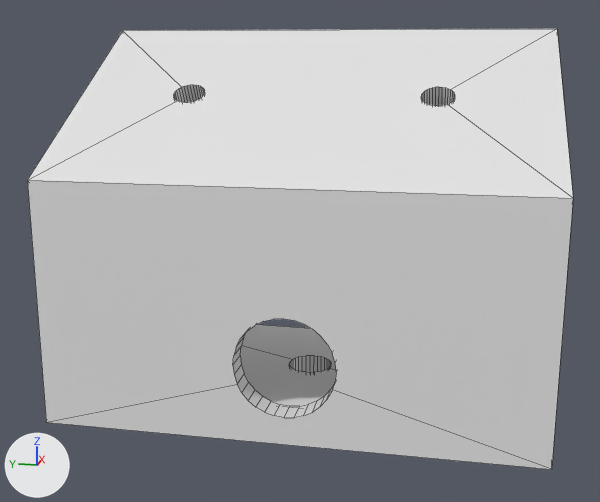
The Blender file defense_description/meshes/ZEDMount.blend as it was, and as the next commit left it.
Rendered twice from a 50 mm lens placed at (-128.9, -24.0, 52.1), pointed at (-3.7, 1.0, 20.8). The lights are fixed; the arrows at lower left show +X, +Y and +Z. Mesh edges are drawn as thin lines.

Objects in the first picture: 'Mount'.
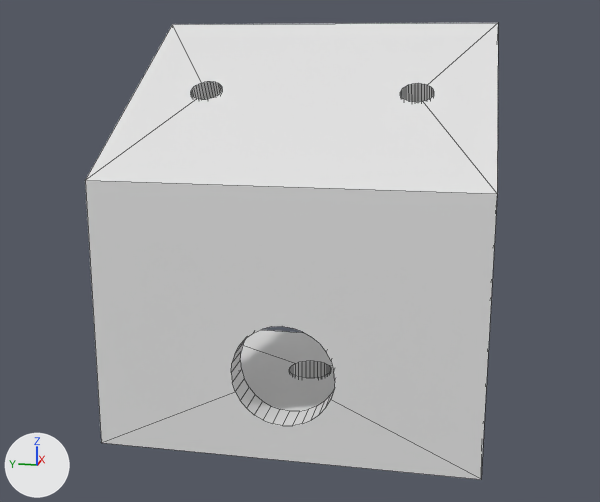
ob_cable is not drawn itself; it is used by a modifier of ob_mount.
ob_screws is not drawn itself; it is used by a modifier of ob_mount.

Location of each change, (x1, y1, x2, y2) in pixels of the pictures (600 x 502 px; the box of a moved part takes in the faces that stretch with it):
'Mount', reshaped, mesh moved (24% narrower): before (27, 29, 573, 469); after (85, 23, 498, 480)
part 2 of me_circle_002, moved or reshaped: before (174, 85, 455, 106); after (191, 82, 434, 102)

The edits, one by one:
me_cube has 16 vertices, 14 faces and spans x -20.5..16.6, y -37.5..37.5, z -4.1..54.9.
me_cube is used by ob_mount; location (0.0, 0.0, 0.0).
Part 1, on me_cube:
Vertex 0 of me_cube moves from (16.5, 37.5, 54.9) to (16.5, 28.1, 55.9).
Vertex 1 of me_cube moves from (16.6, 37.5, -3.0) to (16.6, 28.1, -5.0).
Vertex 2 of me_cube moves from (16.5, -37.5, 54.9) to (16.5, -28.1, 55.9).
Vertex 3 of me_cube moves from (16.6, -37.5, -3.0) to (16.6, -28.1, -5.0).
Vertex 4 of me_cube moves from (-20.5, 37.5, 33.6) to (-21.5, 28.1, 33.9).
Vertex 5 of me_cube moves from (-20.5, 37.5, -4.1) to (-21.5, 28.1, -6.1).
Vertex 6 of me_cube moves from (-20.5, -37.5, 33.6) to (-21.5, -28.1, 33.9).
Vertex 7 of me_cube moves from (-20.5, -37.5, -4.1) to (-21.5, -28.1, -6.1).
Vertex 8 of me_cube moves from (16.5, 37.5, 29.0) to (16.5, 28.1, 48.9).
Vertex 9 of me_cube moves from (16.5, 37.5, 1.0) to (16.5, 28.1, 0.0).
Vertex 10 of me_cube moves from (16.5, -37.5, 29.0) to (16.5, -28.1, 48.9).
Vertex 11 of me_cube moves from (16.5, -37.5, 1.0) to (16.5, -28.1, 0.0).
Vertex 12 of me_cube moves from (-16.5, 37.5, 30.0) to (-16.5, 28.1, 30.0).
Vertex 13 of me_cube moves from (-16.5, 37.5, 0.0) to (-16.5, 28.1, -1.0).
Vertex 14 of me_cube moves from (-16.5, -37.5, 30.0) to (-16.5, -28.1, 30.0).
Vertex 15 of me_cube moves from (-16.5, -37.5, 0.0) to (-16.5, -28.1, -1.0).
me_circle_002 has 130 vertices, 160 faces and spans x -5.0..5.0, y 14.5..24.5, z -19.1..29.7.
me_circle_002 is used by ob_screws; location (2.686, 0.0, 38.78); rotation (0.0, -0.524, 0.0), in degrees (0, -30, 0).
me_circle_002 part 2: the whole mesh is moved by (0.0, -3.1, 0.0).
Object 'Cable' (ob_cable) moves from (0.0, 0.0, 0.0) to (0.0, 0.0, -0.786).
Object 'Screws' (ob_screws) moves from (2.686, 0.0, 38.78) to (1.686, 0.0, 39.78).
